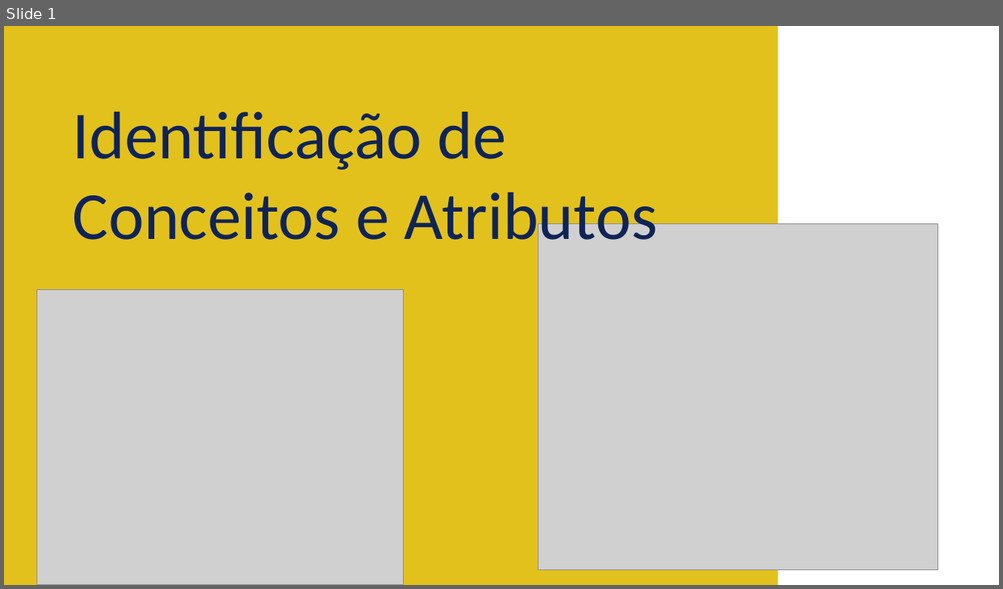
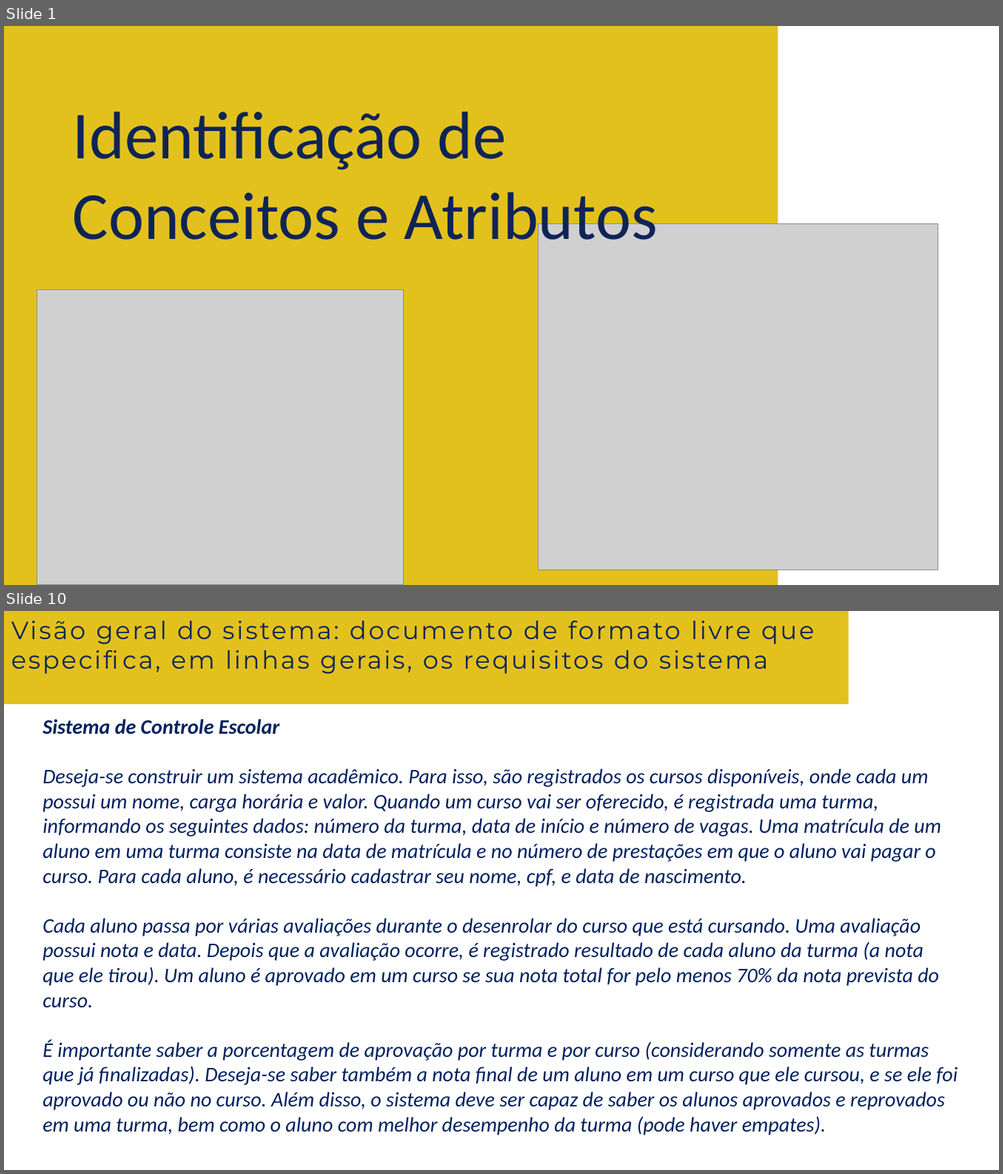
Before and after one commit to andreneves/PP, a slide deck: 02-IdentificaçãoDeConceitosEAtributos.pptx. Shown one above the other, each under a label of ours: slide 1 before the commit, slides 1 and 10 after it; the slides between them are not shown. The pictures are 1003x589 and 1003x1174 pixels, drawn with LibreOffice and Linux fonts; fonts in the diff are those of the drawing; grey boxes stand for pictures; background and template pictures are left out. Boxes give left, top, right and bottom in pixels: in the first picture for what was removed or moved away, otherwise in the second. Text is boxed around its words. In the diff, an @@ line names an element or a change of style, - is before the commit and + after.

```diff
--- a/02-IdentificaçãoDeConceitosEAtributos.pptx
+++ b/02-IdentificaçãoDeConceitosEAtributos.pptx
@@ slide 10 added at [4,611,999,1170], background picture (left out) @@
@@ rectangle added at [4,611,848,704], fill #E3C11D @@
@@ text added at [11,621,814,674], 24 pt, text #0F2456 @@
+Visão geral do sistema: documento de formato livre que especifica, em linhas gerais, os requisitos do sistema
@@ text added at [42,719,957,1136], 20 pt, text #002060, italic @@
+Sistema de Controle Escolar
+Deseja-se construir um sistema acadêmico. Para isso, são registrados os cursos disponíveis, onde cada um possui um nome, carga horária e valor. Quando um curso vai ser oferecido, é registrada uma turma,
+informando os seguintes dados: número da turma, data de início e número de vagas. Uma matrícula de um aluno em uma turma consiste na data de matrícula e no número de prestações em que o aluno vai pagar o curso. Para cada aluno, é necessário cadastrar seu nome, cpf, e data de nascimento.
+Cada aluno passa por várias avaliações durante o desenrolar do curso que está cursando. Uma avaliação
+possui nota e data. Depois que a avaliação ocorre, é registrado resultado de cada aluno da turma (a nota
+que ele tirou). Um aluno é aprovado em um curso se sua nota total for pelo menos 70% da nota prevista do curso.
+É importante saber a porcentagem de aprovação por turma e por curso (considerando somente as turmas que já finalizadas). Deseja-se saber também a nota final de um aluno em um curso que ele cursou, e se ele foi aprovado ou não no curso. Além disso, o sistema deve ser capaz de saber os alunos aprovados e reprovados em uma turma, bem como o aluno com melhor desempenho da turma (pode haver empates).
```
Also in this commit, not shown: 1 slide changed, 15 other slides added.
